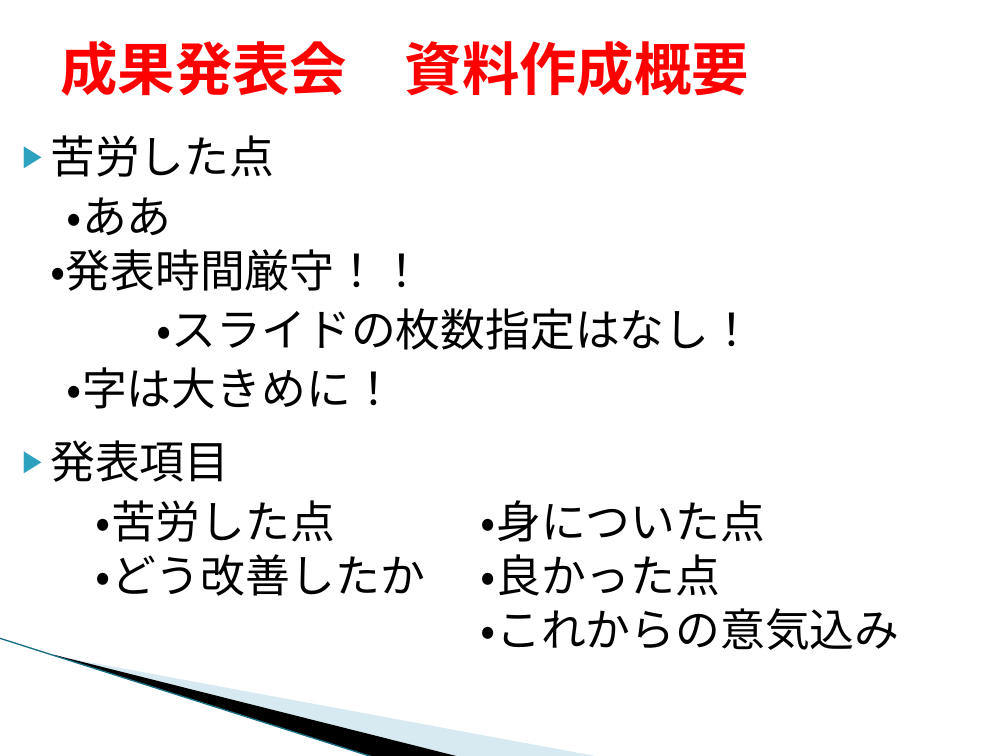
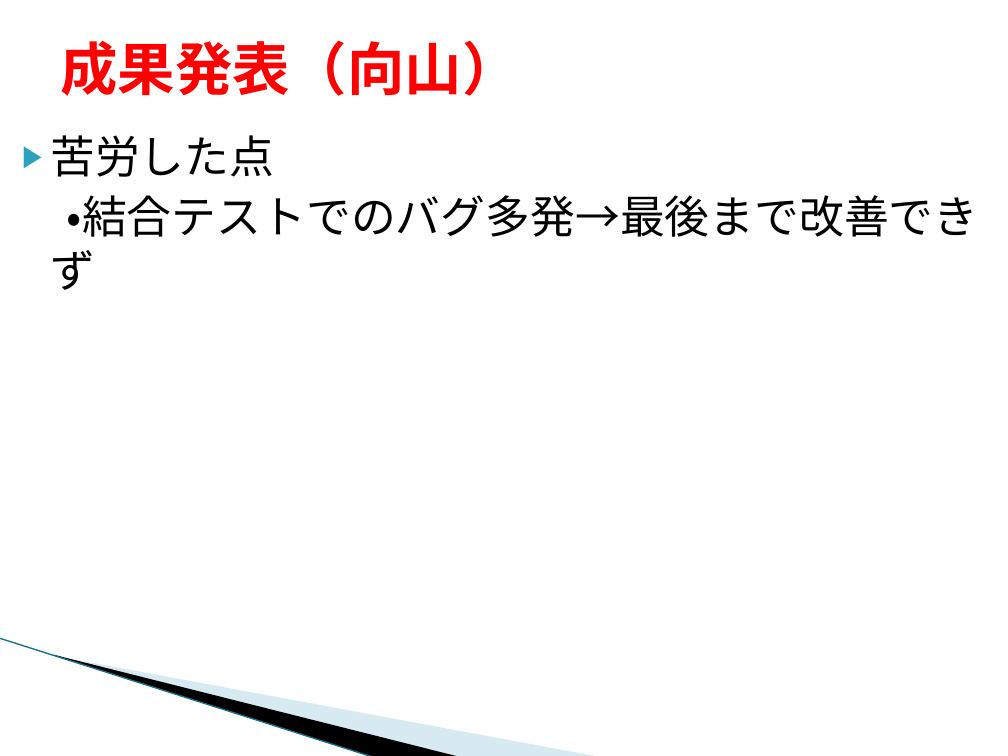
Before and after one commit to java201710/java, a slide deck: slide 1 of 99_チーム内打合せ用（総合演習）/成果発表会_個人発表作成内容_mukaiyama.pptx (slide 2 before the commit). Drawn at 1008x756 pixels with LibreOffice and Linux fonts; fonts in the diff are those of the drawing; background and template pictures are left out. Boxes give left, top, right and bottom in pixels: in the first picture for what was removed or moved away, otherwise in the second. Text is boxed around its words. In the diff, an @@ line names an element or a change of style, - is before the commit and + after.

```diff
--- a/99_チーム内打合せ用（総合演習）/成果発表会_個人発表作成内容_mukaiyama.pptx
+++ b/99_チーム内打合せ用（総合演習）/成果発表会_個人発表作成内容_mukaiyama.pptx
@@ title at (60,40,519,96): text changed @@
-成果発表会 資料作成概要
+成果発表（向山）
@@ text at (50,195,979,290): text changed @@
-・ああ
-・発表時間厳守！！
-・スライドの枚数指定はなし！
-・字は大きめに！
-▶ 発表項目
+・結合テストでのバグ多発→最後まで改善できず
@@ text removed at (96,500,425,596) @@
-  ・苦労した点
-  ・どう改善したか
@@ text removed at (481,500,900,650) @@
-  ・身についた点
-  ・良かった点
-  ・これからの意気込み
```
Also in this commit, not shown: 2 slides added, 1 slide removed.
